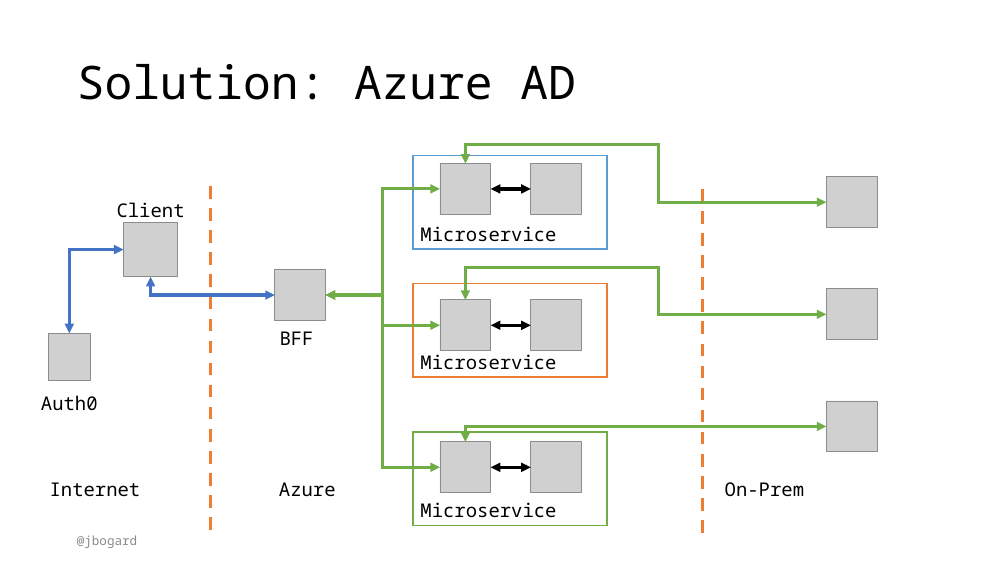
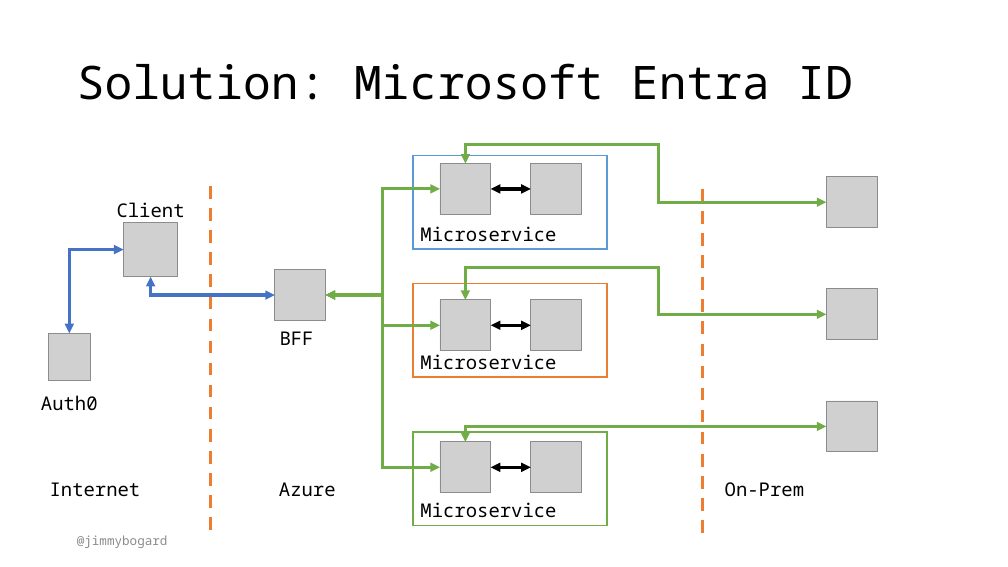
Before and after one commit to jbogard/presentations, a slide deck: slide 13 of BuildingSecureMicroservicesInAzure/BuildingSecureMicroservicesInAzure.pptx. Drawn at 1008x567 pixels with LibreOffice and Linux fonts; fonts in the diff are those of the drawing; grey boxes stand for pictures. Boxes give left, top, right and bottom in pixels: in the first picture for what was removed or moved away, otherwise in the second. Text is boxed around its words. In the diff, an @@ line names an element or a change of style, - is before the commit and + after.

```diff
--- a/BuildingSecureMicroservicesInAzure/BuildingSecureMicroservicesInAzure.pptx
+++ b/BuildingSecureMicroservicesInAzure/BuildingSecureMicroservicesInAzure.pptx
@@ title at (77, 63, 852, 100): text changed @@
-Solution: Azure AD
+Solution: Microsoft Entra ID
@@ text at (77, 535, 168, 548): text changed @@
-@jbogard
+@jimmybogard
```
Also in this commit, not shown: 25 other slides changed, 35 other files.
